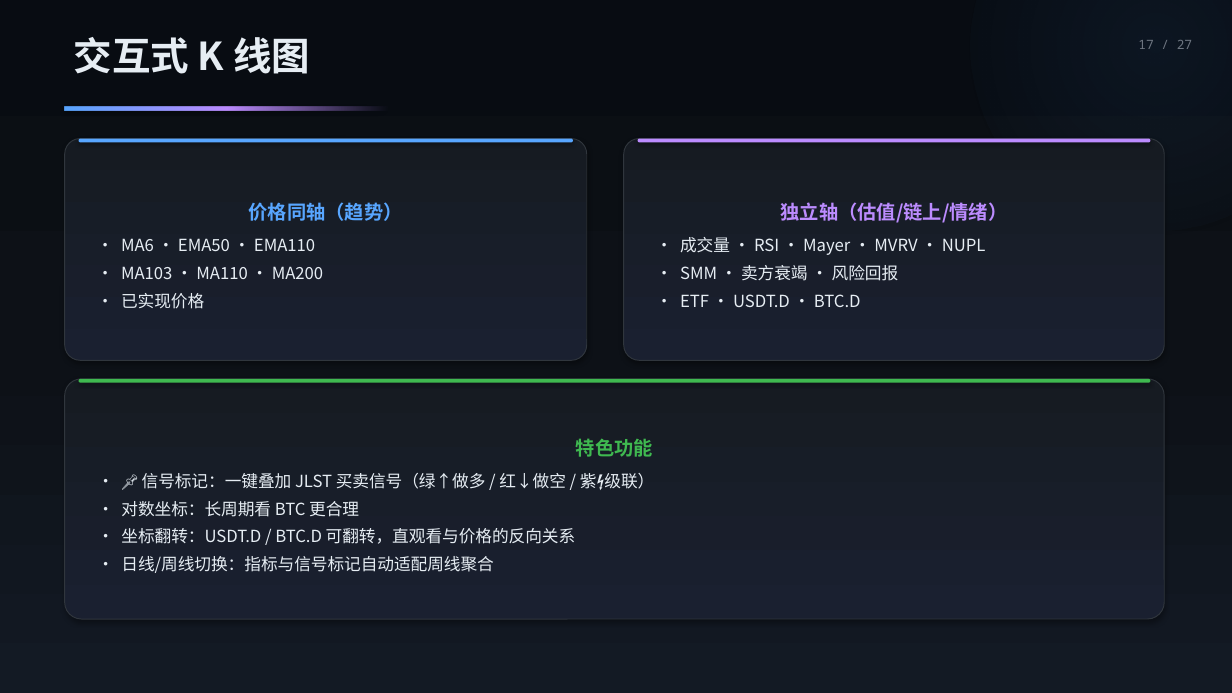
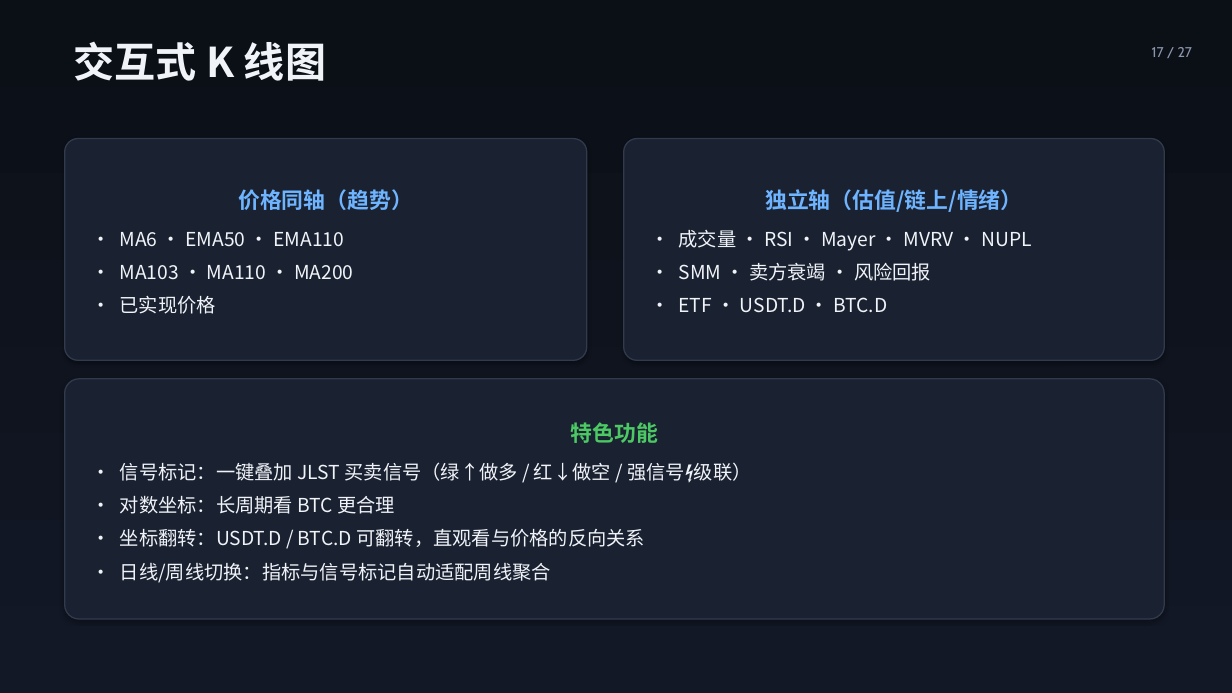
Before and after one commit to hhysteric/btc-momentum-pro, a slide deck: slide 17 of BTC_Momentum_演示.pptx. Drawn at 1232x693 pixels with LibreOffice and Linux fonts; fonts in the diff are those of the drawing. Boxes give left, top, right and bottom in pixels: in the first picture for what was removed or moved away, otherwise in the second. Text is boxed around its words. In the diff, an @@ line names an element or a change of style, - is before the commit and + after.

```diff
--- a/BTC_Momentum_演示.pptx
+++ b/BTC_Momentum_演示.pptx
@@ background #FFFFFF to gradient #0B0F16 to #121826 @@
@@ ellipse removed at (x1=970, y1=0, x2=1232, y2=231) @@
@@ text "交互式 K 线图" at (x1=74, y1=42, x2=326, y2=81): size 30 to 32 pt, text colour #E6EDF3 to #F0F3F8 @@
@@ text "17 / 27" moved from (x1=1138, y1=40, x2=1192, y2=49) to (x1=1152, y1=47, x2=1192, y2=57) @@
@@ text "17 / 27" at (x1=1152, y1=47, x2=1192, y2=57): size 10 to 11 pt, font Noto Sans Mono to Cabin, text colour #6E7681 to #8B96AC @@
@@ rectangle removed at (x1=65, y1=106, x2=388, y2=110) @@
@@ rounded rectangle "价格同轴（趋势）" at (x1=65, y1=139, x2=587, y2=360): size 15 to 17 pt, text colour #58A6FF to #6EB4FF in "价格同轴（趋势）"; size 13 to 15 pt, text colour #E6EDF3 to #F0F3F8 in "• MA6 · EMA50 · EMA110", "• MA103 · MA110 · MA200", "• 已实现价格"; more space between paragraphs; fill gradient #161B22 to #1A2030 to #1A2130; outline #30363D 0.75 pt to #323B4E 1 pt; shadow changed; proportions changed @@
@@ rounded rectangle removed at (x1=79, y1=139, x2=573, y2=142) @@
@@ rounded rectangle "独立轴（估值/链上/情绪）" at (x1=624, y1=139, x2=1165, y2=360): size 15 to 17 pt, text colour #BC8CFF to #6EB4FF in "独立轴（估值/链上/情绪）"; size 13 to 15 pt, text colour #E6EDF3 to #F0F3F8 in "• 成交量 · RSI · Mayer · ...", "• SMM · 卖方衰竭 · 风险回报", "• ETF · USDT.D · BTC.D"; more space between paragraphs; fill gradient #161B22 to #1A2030 to #1A2130; outline #30363D 0.75 pt to #323B4E 1 pt; shadow changed; proportions changed @@
@@ rounded rectangle removed at (x1=638, y1=139, x2=1151, y2=142) @@
@@ rounded rectangle "特色功能" at (x1=65, y1=379, x2=1165, y2=619): fill gradient #161B22 to #1A2030 to #1A2130; outline #30363D 0.75 pt to #323B4E 1 pt; shadow changed; proportions changed @@
@@ rounded rectangle removed at (x1=79, y1=379, x2=1151, y2=383) @@
@@ text in rounded rectangle at (x1=120, y1=422, x2=658, y2=583): size 15 to 17 pt, text colour #3FB950 to #4CC964 in "特色功能"; size 13 to 15 pt, text colour #E6EDF3 to #F0F3F8 in "• 对数坐标：长周期看 BTC 更合理", "• 坐标翻转：USDT.D / BTC.D 可翻转，直观看与价格的反向关系", "• 日线/周线切换：指标与信号标记自动适配周线聚合"; more space between paragraphs @@
@@ text in rounded rectangle at (x1=120, y1=462, x2=752, y2=481): text changed; size 13 to 15 pt; text colour #E6EDF3 to #F0F3F8 @@
-• 📌 信号标记：一键叠加 JLST 买卖信号（绿↑做多 / 红↓做空 / 紫⚡级联）
+• 信号标记：一键叠加 JLST 买卖信号（绿↑做多 / 红↓做空 / 强信号⚡级联）
```
Also in this commit, not shown: 26 other slides changed, 1 other file.
